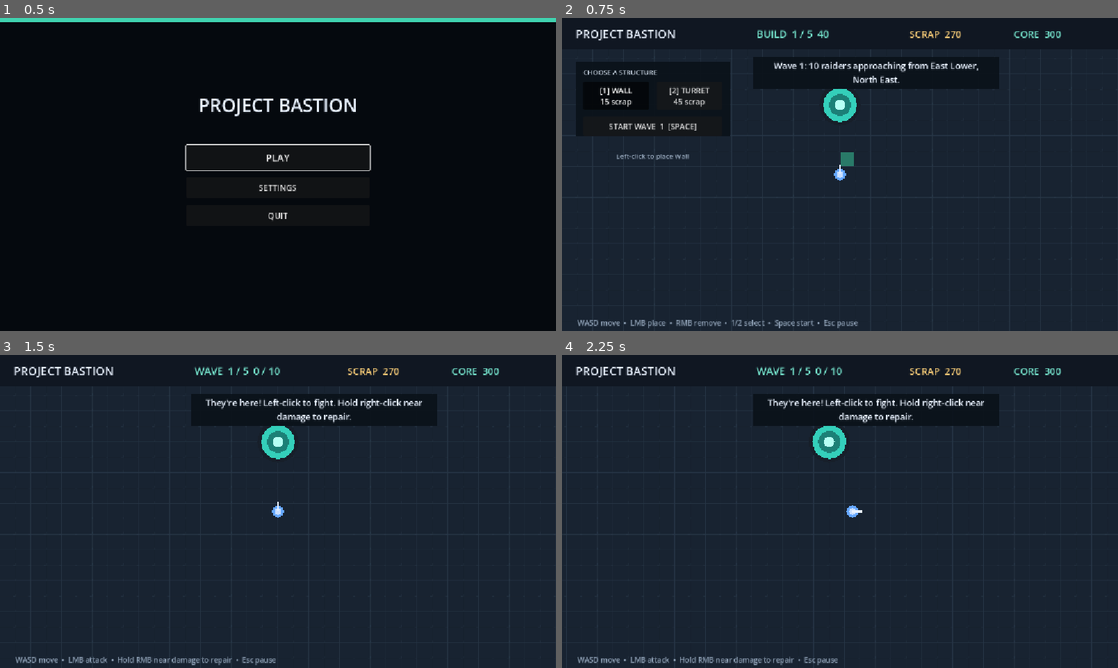
Above: before the commit, frames 1-4 (two rows, left to right).
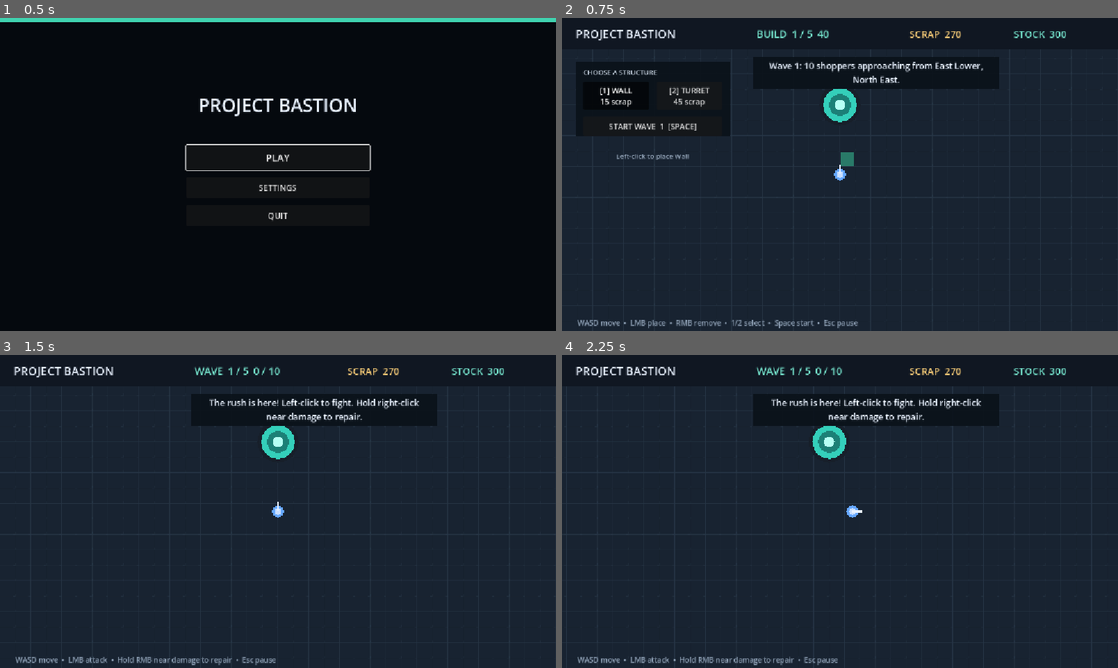
Above: after the commit, the same moments.

Repository: JarredTD/ProjectBastion
Game: Godot game, scene res://scenes/ui/main_menu.tscn
Same seed, same stepped clock (60 frames per second), same inputs: the game is played once before the commit and once after it. Sound files missing from this copy of the repository are replaced by a short silence.
Inputs (mouse positions are in pixels of both pictures, inside the frame that each line leads up to):
- Up to frame 1 (0.5 s): no input
- Up to frame 2 (0.75 s): click "PLAY" at 0.5 s
- Up to frame 3 (1.5 s): click "START WAVE 1 [SPACE]" at 1.25 s
- Up to frame 4 (2.25 s): tap Enter at 2 s; move the mouse to (962, 495) at 2.02 s; hold D (move_right) from 2.03 s (still down); tap Space at 2.1 s; click (962, 495) at 2.17 s

Frame 1 is identical in both runs. In frame 2, 0.7% of the frame differs, in the area x 37-91%, y 4-18%; in frame 3, 1.0%, in the area x 36-91%, y 4-22%; in frame 4, 1.0%.

Commit message:
feat: theme defense around a store rush

Diff:
--- a/scenes/ui/hud.tscn
+++ b/scenes/ui/hud.tscn
@@ -62,7 +62,7 @@
 offset_bottom = 48.0
 theme_override_colors/font_color = Color(0.470588, 0.917647, 0.823529, 1)
 theme_override_font_sizes/font_size = 20
-text = "CORE  300"
+text = "STOCK  300"
 
 [node name="BuildPanel" type="ColorRect" parent="Layout"]
 unique_name_in_owner = true
@@ -87,7 +87,7 @@
 offset_top = 40.0
 offset_right = 152.0
 offset_bottom = 98.0
-tooltip_text = "Blocks raiders and takes a beating"
+tooltip_text = "Blocks shoppers and takes a beating"
 toggle_mode = true
 theme_override_font_sizes/font_size = 16
 text = "[1] WALL\n15 scrap"
@@ -98,7 +98,7 @@
 offset_top = 40.0
 offset_right = 304.0
 offset_bottom = 98.0
-tooltip_text = "Shoots any raider in range"
+tooltip_text = "Stops any shopper in range"
 toggle_mode = true
 theme_override_font_sizes/font_size = 16
 text = "[2] TURRET\n45 scrap"
@@ -151,7 +151,7 @@
 grow_vertical = 2
 theme_override_colors/font_color = Color(0.913725, 0.94902, 1, 1)
 theme_override_font_sizes/font_size = 18
-text = "Build a perimeter before the raiders arrive."
+text = "Build a perimeter before the shoppers arrive."
 horizontal_alignment = 1
 vertical_alignment = 1
 autowrap_mode = 2
@@ -178,7 +178,7 @@
 grow_vertical = 2
 theme_override_colors/font_color = Color(1, 0.72, 0.74, 1)
 theme_override_font_sizes/font_size = 18
-text = "CORE UNDER ATTACK"
+text = "STOCK UNDER ATTACK"
 horizontal_alignment = 1
 vertical_alignment = 1
 mouse_filter = 2
@@ -217,7 +217,7 @@
 offset_right = 500.0
 offset_bottom = 74.0
 theme_override_font_sizes/font_size = 32
-text = "BASTION SECURED"
+text = "STORE SECURED"
 horizontal_alignment = 1
 
 [node name="EndStats" type="Label" parent="Layout/EndPanel"]
@@ -227,7 +227,7 @@
 offset_bottom = 132.0
 theme_override_colors/font_color = Color(0.784314, 0.831373, 0.886275, 1)
 theme_override_font_sizes/font_size = 18
-text = "Waves cleared: 5\nEnemies defeated: 70"
+text = "Rushes cleared: 5\nShoppers turned away: 70"
 horizontal_alignment = 1
 
 [node name="EndActions" type="HBoxContainer" parent="Layout/EndPanel"]
--- a/scripts/game_state.gd
+++ b/scripts/game_state.gd
@@ -39,7 +39,7 @@
 	wave_enemies_defeated = 0
 	objective_wave_count = objective_waves
 	endless = false
-	show_message("Build a perimeter before the raiders arrive.", 5.0)
+	show_message("Build a perimeter before the shoppers arrive.", 5.0)
 
 ## Shows a short HUD message for the given number of seconds.
 func show_message(text: String, duration: float) -> void:
--- a/scripts/main.gd
+++ b/scripts/main.gd
@@ -86,7 +86,7 @@
 	Audio.play_sfx(&"wave_start")
 	player.combat_enabled = true
 	wave_director.start_wave()
-	state.show_message("They're here! Left-click to fight. Hold right-click near damage to repair.", 5.0)
+	state.show_message("The rush is here! Left-click to fight. Hold right-click near damage to repair.", 5.0)
 
 ## Repairs the nearest damaged structure, or the core, while spending scrap.
 func repair_nearby(delta: float) -> void:
@@ -138,7 +138,7 @@
 	player.combat_enabled = false
 	var wave_name := "Endless %d" % (state.wave_number - state.objective_wave_count) if state.endless else "Wave %d" % state.wave_number
 	state.show_message(
-		"%s: %d raiders approaching from %s." % [wave_name, state.wave_enemies, wave_director.approach_summary()],
+		"%s: %d shoppers approaching from %s." % [wave_name, state.wave_enemies, wave_director.approach_summary()],
 		state.phase_time
 	)
 
@@ -166,7 +166,7 @@
 	if not camera_rig.is_world_position_visible(world.core_position()):
 		hud.show_core_warning()
 	if state.base_hp <= 0.0:
-		finish_run(GameState.Phase.DEFEAT, "The Bastion fell.")
+		finish_run(GameState.Phase.DEFEAT, "The stock was overrun.")
 
 ## Advances the objective or ends it before the optional endless run.
 func _on_wave_cleared() -> void:
@@ -174,7 +174,7 @@
 		return
 	state.waves_cleared += 1
 	if not state.endless and state.wave_number >= state.objective_wave_count:
-		finish_run(GameState.Phase.VICTORY, "Objective complete. The Bastion stands!")
+		finish_run(GameState.Phase.VICTORY, "Opening time reached. The stock is secure!")
 		return
 	state.wave_number += 1
 	Audio.play_music(Audio.MusicState.BUILD)
--- a/scripts/managers/build_manager.gd
+++ b/scripts/managers/build_manager.gd
@@ -74,7 +74,7 @@
 		return
 	if place_pos.distance_to(world.core_position()) < 74.0:
 		Audio.play_sfx(&"invalid", -3.0)
-		state.show_message("That's too close to the core.", 2.0)
+		state.show_message("That's too close to the stock.", 2.0)
 		return
 	if state.scrap < definition.cost:
 		Audio.play_sfx(&"invalid", -3.0)
@@ -134,7 +134,7 @@
 	if state.occupied.has(cell):
 		return "Right-click to remove • full refund"
 	if place_pos.distance_to(world.core_position()) < 74.0:
-		return "Can't build this close to the core"
+		return "Can't build this close to the stock"
 	if state.scrap < definition.cost:
 		return "%d more scrap needed" % ceili(definition.cost - state.scrap)
 	return "Left-click to place %s" % definition.display_name.capitalize()
--- a/scripts/ui/hud.gd
+++ b/scripts/ui/hud.gd
@@ -59,7 +59,7 @@
 		return
 	phase_label.text = phase_text()
 	scrap_label.text = "SCRAP  %03d" % floori(state.scrap)
-	core_label.text = "CORE  %03d" % ceili(state.base_hp)
+	core_label.text = "STOCK  %03d" % ceili(state.base_hp)
 	build_panel.visible = state.phase == GameState.Phase.BUILD
 	if build_definitions.size() >= 2:
 		wall_button.text = "[1] %s\n%d scrap" % [build_definitions[0].display_name, build_definitions[0].cost]
@@ -77,9 +77,9 @@
 	message_label.text = state.message
 	end_panel.visible = finished
 	if finished:
-		end_title.text = "BASTION SECURED" if state.phase == GameState.Phase.VICTORY else "BASTION LOST"
+		end_title.text = "STORE SECURED" if state.phase == GameState.Phase.VICTORY else "STOCK LOST"
 		end_title.modulate = Color("78ead2") if state.phase == GameState.Phase.VICTORY else Color("ed5b68")
-		end_stats.text = "Waves cleared: %d\nEnemies defeated: %d" % [state.waves_cleared, state.enemies_defeated]
+		end_stats.text = "Rushes cleared: %d\nShoppers turned away: %d" % [state.waves_cleared, state.enemies_defeated]
 		continue_button.visible = state.phase == GameState.Phase.VICTORY
 
 ## Builds the short phase label shown in the top bar.
